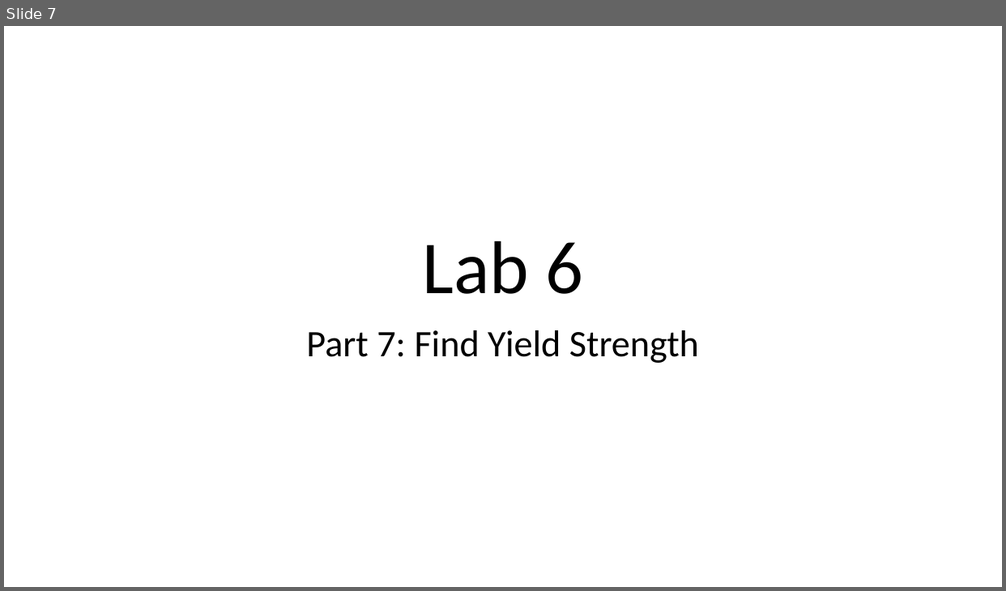
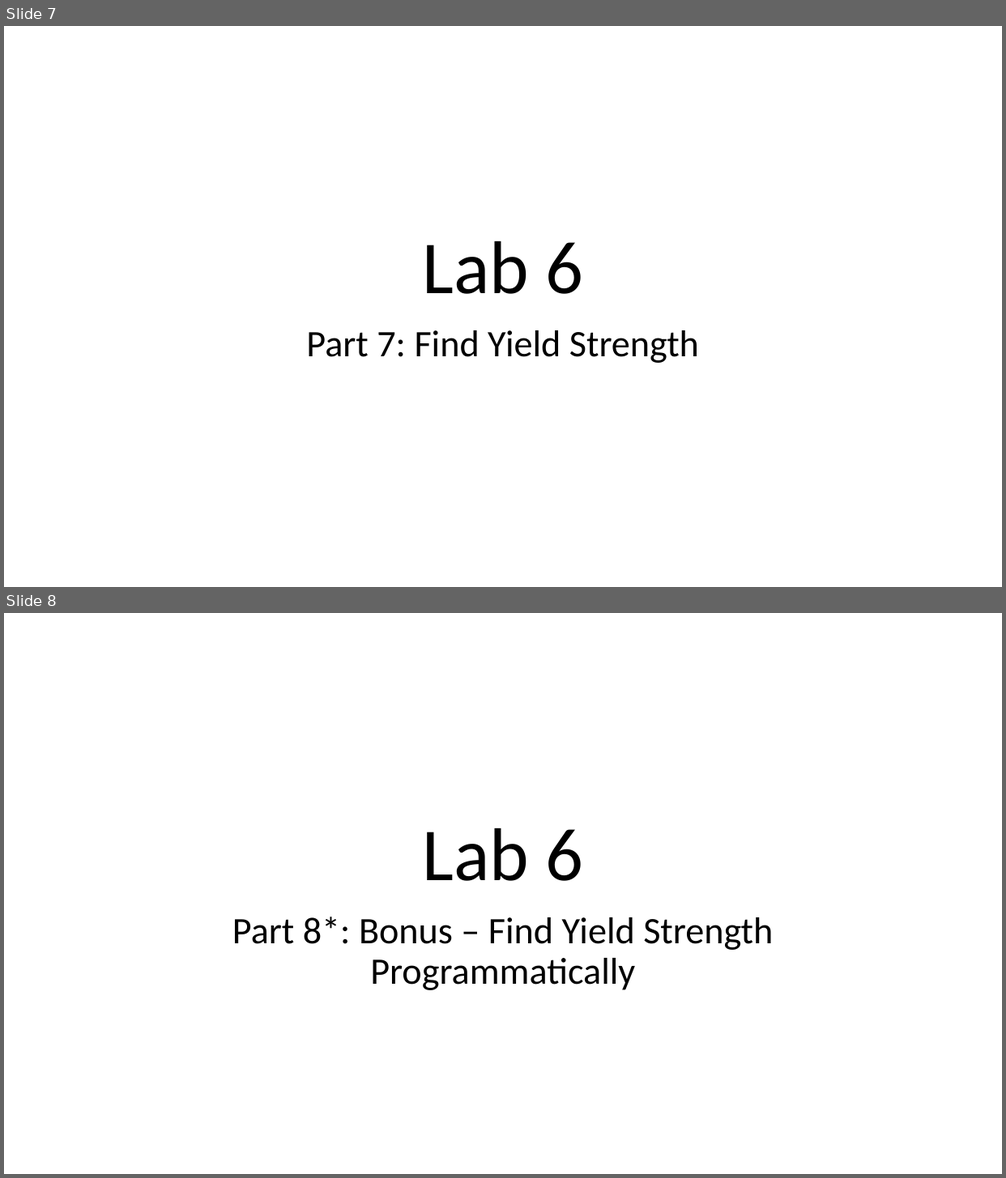
Before and after one commit to ProfessorKazarinoff/ENGR231-2020Q2, a slide deck: Lab_6_outline_slides.pptx. Shown one above the other, each under a label of ours: slide 7 before the commit, slides 7 and 8 after it. The pictures are 1006x591 and 1006x1178 pixels, drawn with LibreOffice and Linux fonts; fonts in the diff are those of the drawing. Boxes give left, top, right and bottom in pixels: in the first picture for what was removed or moved away, otherwise in the second. Text is boxed around its words. In the diff, an @@ line names an element or a change of style, - is before the commit and + after.

Commit message:
finished up lab 6 with part 8 bonus

```diff
--- a/Lab_6_outline_slides.pptx
+++ b/Lab_6_outline_slides.pptx
@@ slide 8 added at [4,613,1002,1174], background #FFFFFF @@
@@ title added at [422,828,584,881], 72 pt, text #000000 @@
+Lab 6
@@ subtitle added at [232,917,773,990], 36 pt, text #000000 @@
+Part 8*: Bonus – Find Yield Strength Programmatically
```
Also in this commit, not shown: 1 other file.
